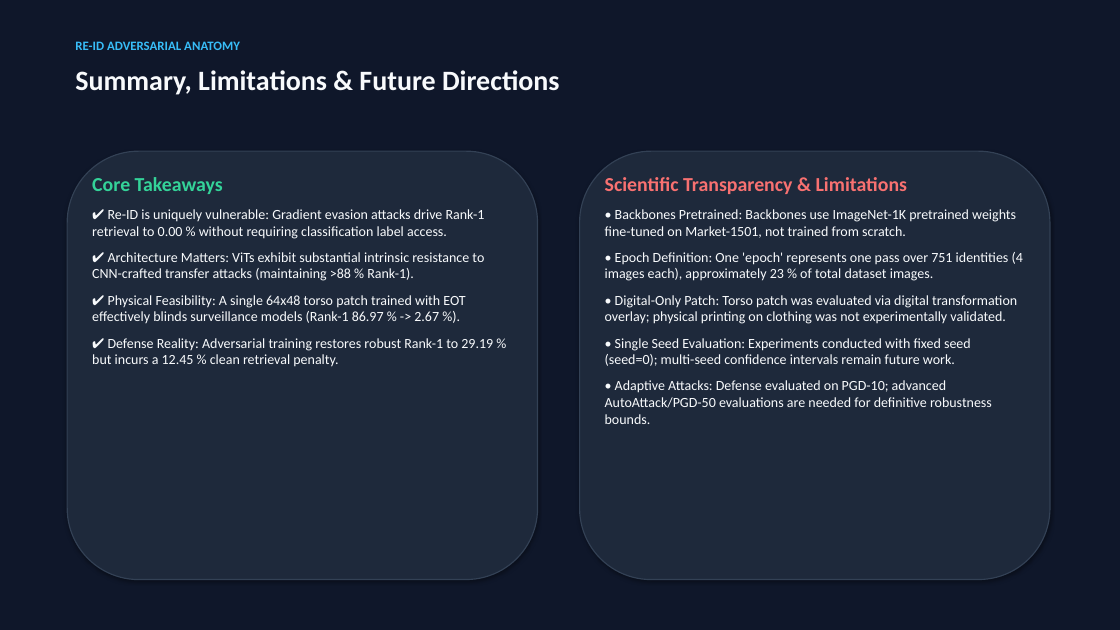
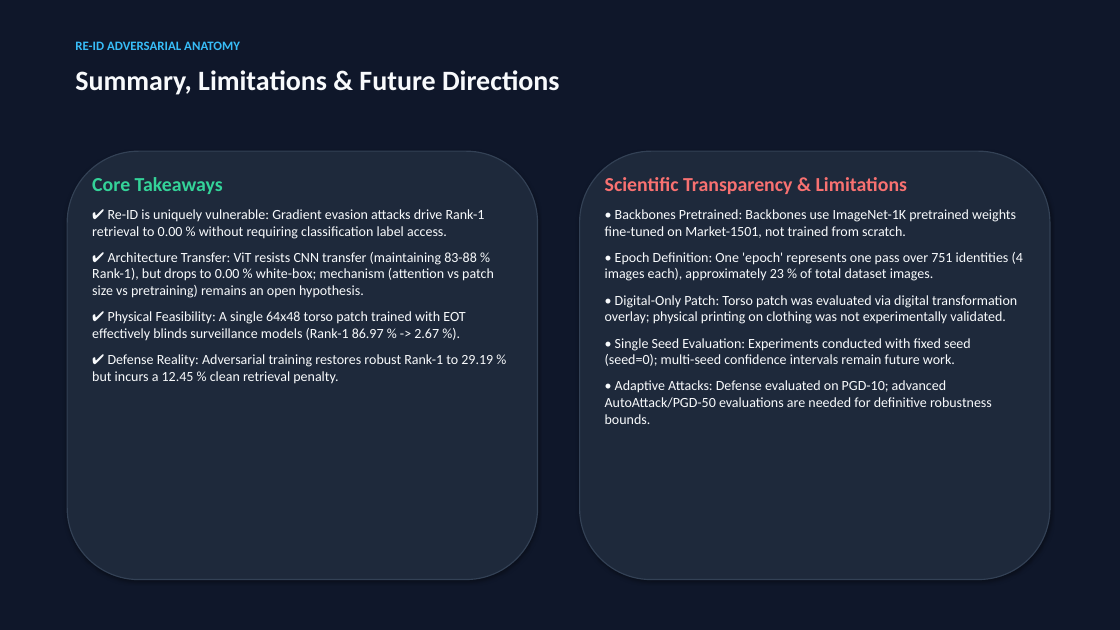
Before and after one commit to udayraj1238/reid-attack-anatomy, a slide deck: slide 10 of docs/presentation_deck.pptx. Drawn at 1120x630 pixels with LibreOffice and Linux fonts; fonts in the diff are those of the drawing. Boxes give left, top, right and bottom in pixels: in the first picture for what was removed or moved away, otherwise in the second. Text is boxed around its words. In the diff, an @@ line names an element or a change of style, - is before the commit and + after.

Commit message:
fix: gitattributes, manifest stamp tag, slide wording, and report accuracy

```diff
--- a/docs/presentation_deck.pptx
+++ b/docs/presentation_deck.pptx
@@ text at [92, 252, 494, 298]: text changed @@
-✔ Architecture Matters: ViTs exhibit substantial intrinsic resistance to CNN-crafted transfer attacks (maintaining >88 % Rank-1).
+✔ Architecture Transfer: ViT resists CNN transfer (maintaining 83-88 % Rank-1), but drops to 0.00 % white-box; mechanism (attention vs patch size vs pretraining) remains an open hypothesis.
```
Also in this commit, not shown: 1 other slide changed, 6 other files.
